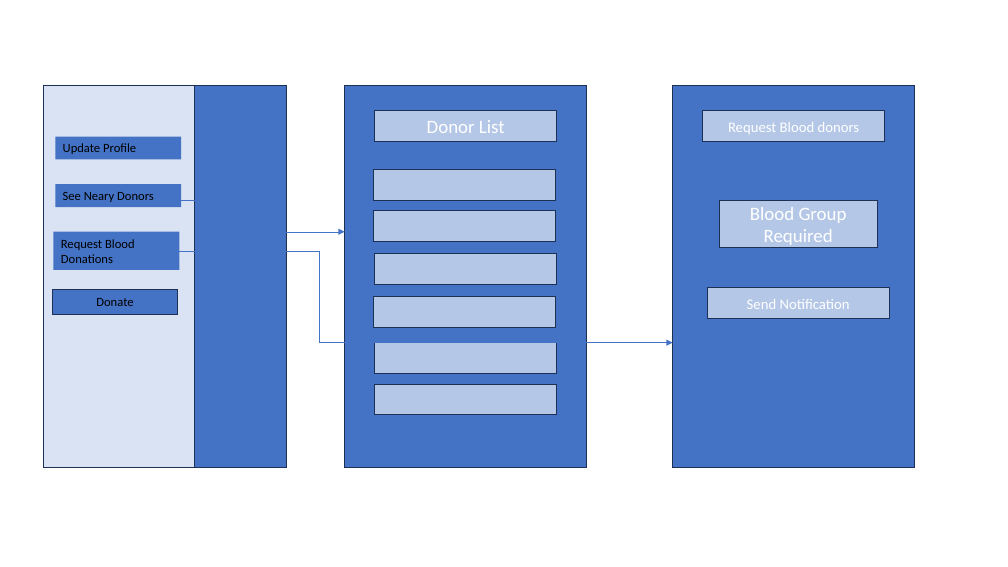
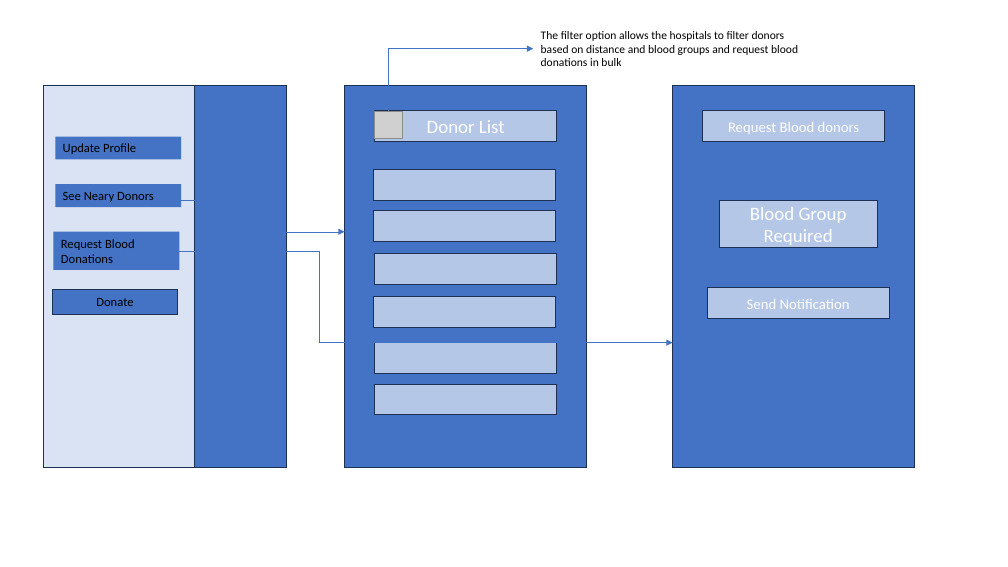
Before and after one commit to iamdevhk/CSS-545-Checkpoint-1, a slide deck: slide 6 of mockup.pptx. Drawn at 1008x567 pixels with LibreOffice and Linux fonts; fonts in the diff are those of the drawing; grey boxes stand for pictures. Boxes give left, top, right and bottom in pixels: in the first picture for what was removed or moved away, otherwise in the second. Text is boxed around its words. In the diff, an @@ line names an element or a change of style, - is before the commit and + after.

```diff
--- a/mockup.pptx
+++ b/mockup.pptx
@@ elbow arrow added from (389, 111) to (533, 49), #4472C4 0.5 pt @@
@@ text added at (541,31,798,66), 11 pt, text #000000 @@
+The filter option allows the hospitals to filter donors based on distance and blood groups and request blood donations in bulk
@@ picture added at (375,111,403,139) @@
```
Also in this commit, not shown: 1 other slide changed.
